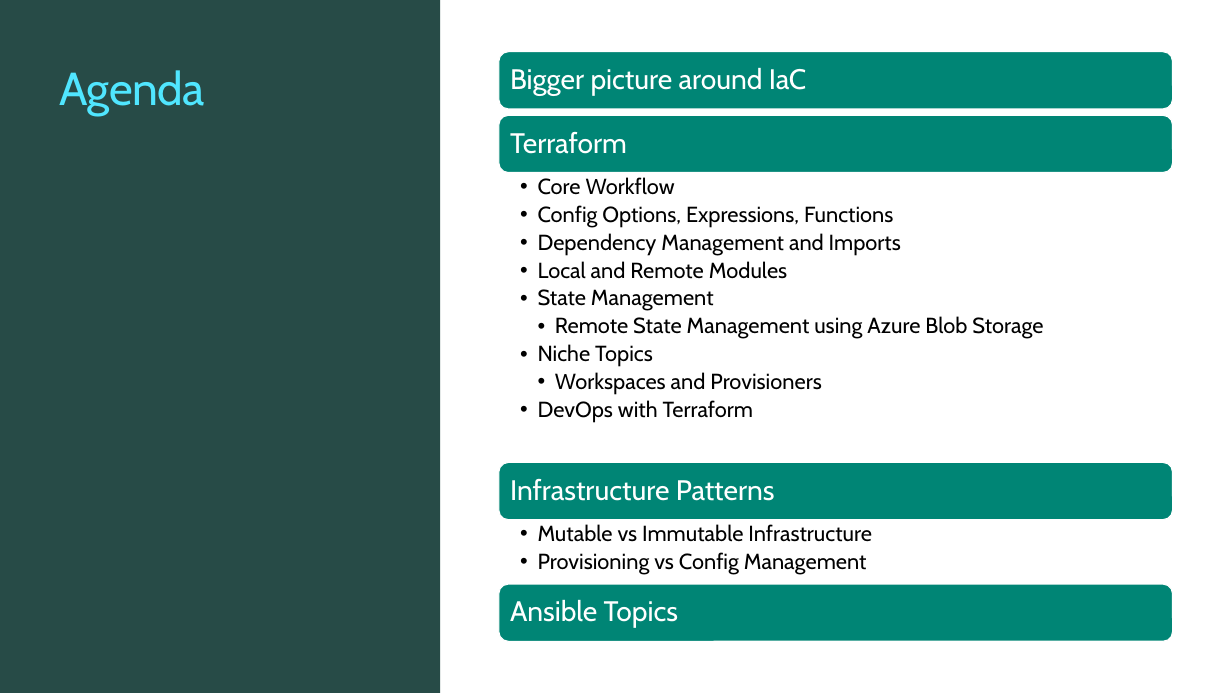
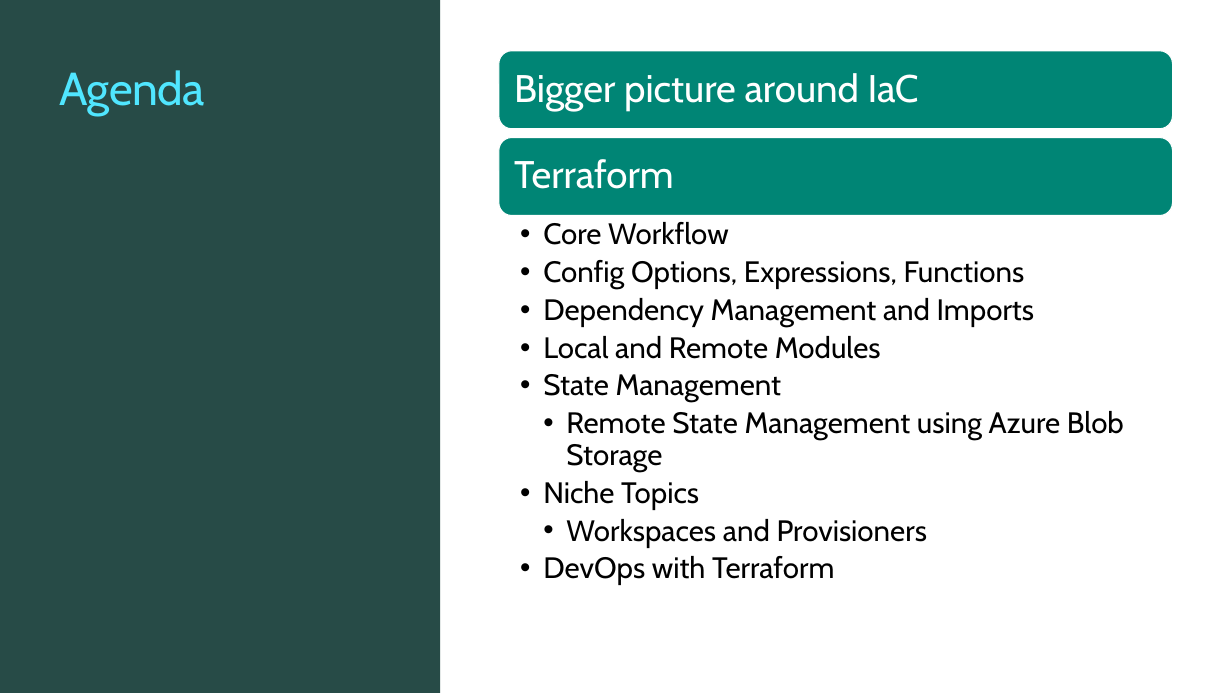
Before and after one commit to TIS-Cloud-Team/TF_Community_workshop, a slide deck: slide 3 of PPTs/02_core_workflow_and_configuration.pptx. Drawn at 1232x693 pixels with LibreOffice and Linux fonts; fonts in the diff are those of the drawing; background and template pictures are left out. Boxes give left, top, right and bottom in pixels: in the first picture for what was removed or moved away, otherwise in the second. Text is boxed around its words. In the diff, an @@ line names an element or a change of style, - is before the commit and + after.

```diff
--- a/PPTs/02_core_workflow_and_configuration.pptx
+++ b/PPTs/02_core_workflow_and_configuration.pptx
@@ rounded rectangle: place and size @@
-rounded rectangle at <box>499,52,1173,109</box>
+rounded rectangle at <box>499,51,1173,128</box>
@@ text "Bigger picture around IaC" at <box>514,73,919,111</box>: size 22 to 30 pt; more space between paragraphs @@
@@ rounded rectangle: place and size @@
-rounded rectangle at <box>499,116,1173,173</box>
+rounded rectangle at <box>499,138,1173,215</box>
@@ text "Terraform" at <box>514,159,673,189</box>: size 22 to 30 pt; more space between paragraphs @@
@@ text "Terraform": place and size @@
-text "Terraform" at <box>510,132,627,154</box>
+text "Terraform" at <box>514,159,673,189</box>
@@ text "Core Workflow": place and size @@
-text "Core Workflow" at <box>538,177,1043,423</box>
+text "Core Workflow" at <box>543,222,1124,585</box>
@@ text "Core Workflow" at <box>543,222,1124,585</box>: size 17 to 23 pt; indent changed; more space between paragraphs @@
@@ group removed at <box>499,462,1173,641</box>: 3 texts, 2 rounded rectangles @@
-Infrastructure Patterns
-  • Mutable vs Immutable Infrastructure
-  • Provisioning vs Config Management
-Ansible Topics
```
Also in this commit, not shown: 4 other slides changed, 3 slides added, 45 other files.
